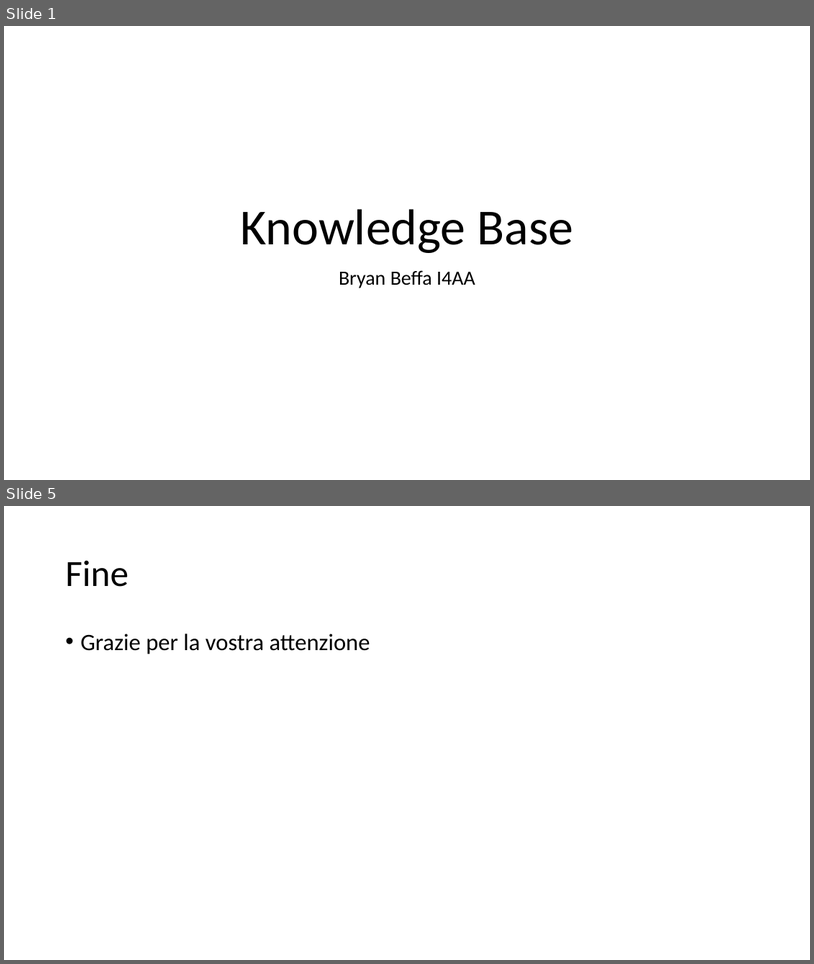
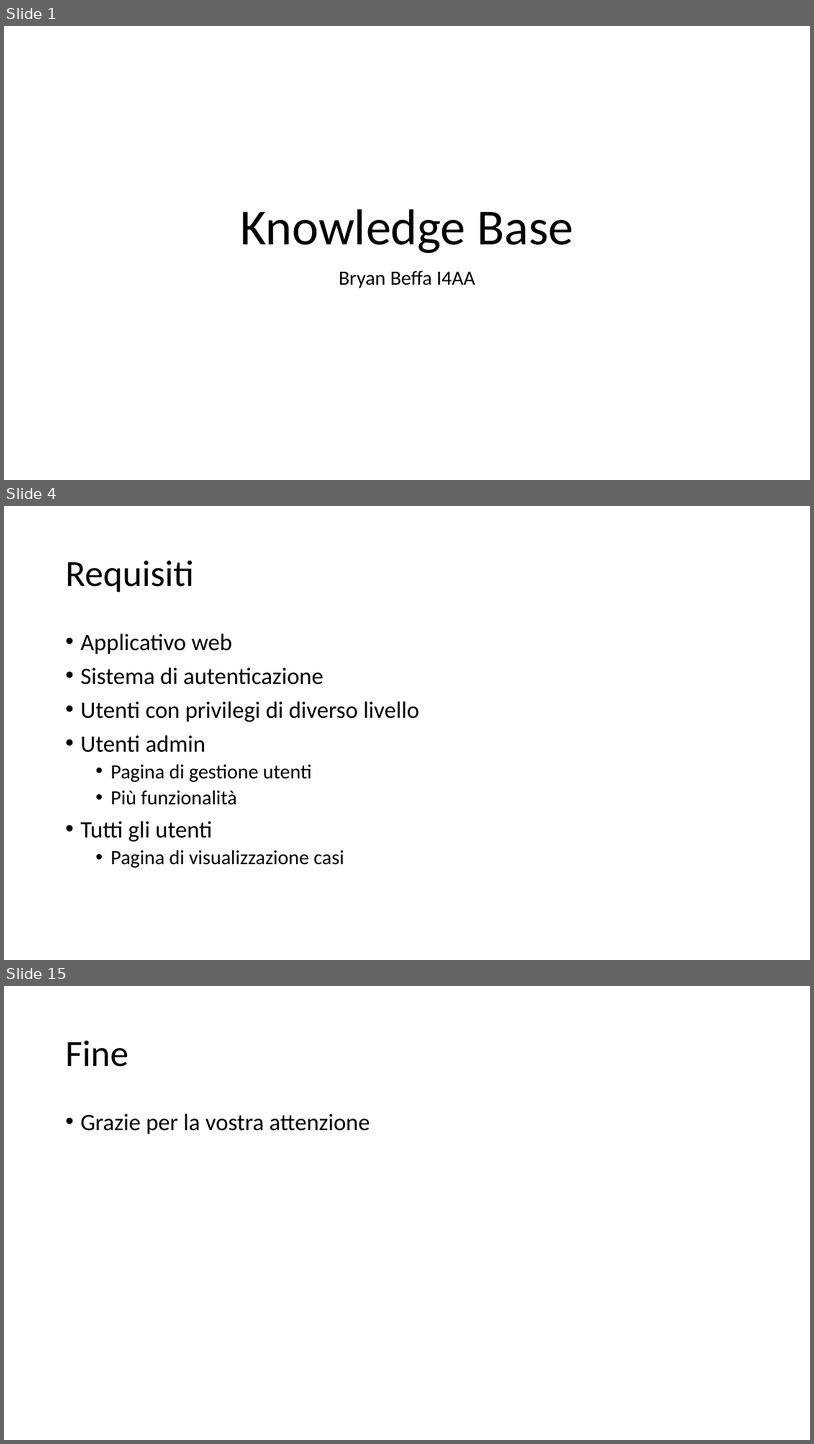
Before and after one commit to bryanbeffa/Knowledge-Base, a slide deck: Presentation/Knowledge Base.pptx. Shown one above the other, each under a label of ours: slides 1 and 5 before the commit, slides 1, 4 and 15 after it; the slides between them are not shown. The pictures are 814x964 and 814x1444 pixels, drawn with LibreOffice and Linux fonts; fonts in the diff are those of the drawing. Boxes give left, top, right and bottom in pixels: in the first picture for what was removed or moved away, otherwise in the second. Text is boxed around its words. In the diff, an @@ line names an element or a change of style, - is before the commit and + after.

```diff
--- a/Presentation/Knowledge Base.pptx
+++ b/Presentation/Knowledge Base.pptx
@@ slide 4 added at <box>4,506,810,960</box>, background #FFFFFF @@
@@ title added at <box>65,560,194,592</box>, 44 pt, text #000000 @@
+Requisiti
@@ text added at <box>80,633,419,867</box>, 28 pt, text #000000 @@
+• Applicativo web
+• Sistema di autenticazione
+• Utenti con privilegi di diverso livello
+• Utenti admin
+  • Pagina di gestione utenti
+  • Più funzionalità
+• Tutti gli utenti
+  • Pagina di visualizzazione casi
@@ what was slide 5 is now slide 15 @@
```
Also in this commit, not shown: 1 slide changed, 11 other slides added, 2 slides removed.
